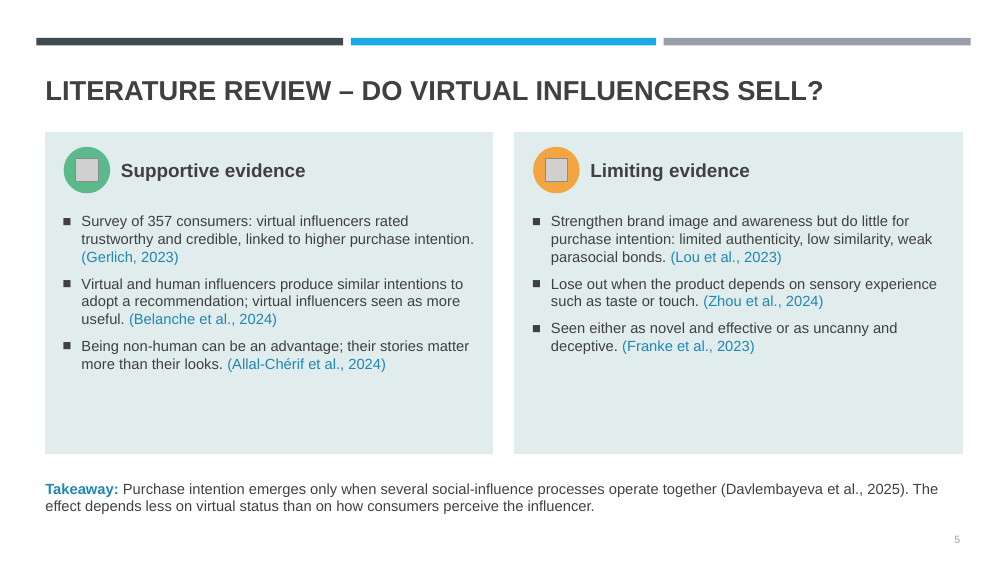
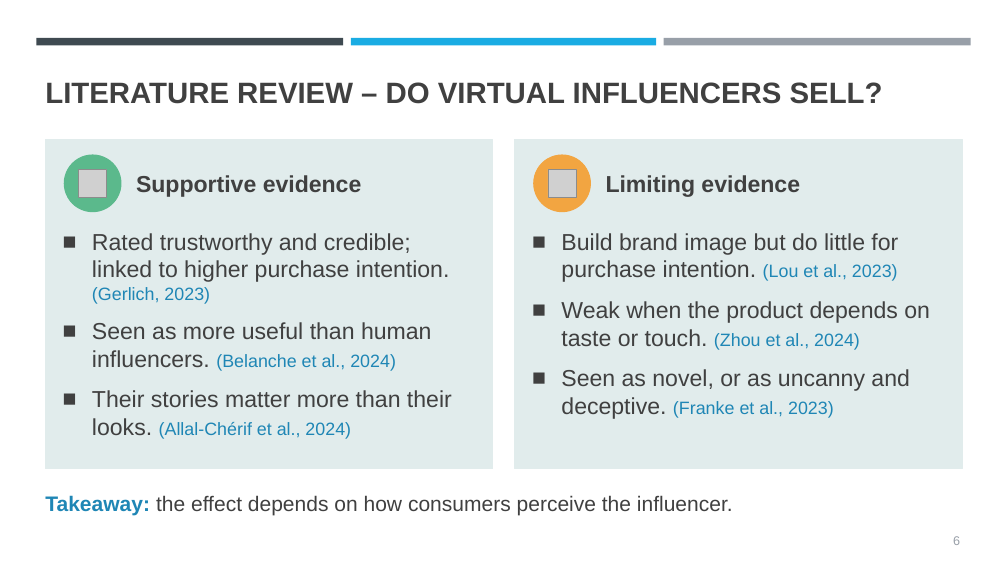
Before and after one commit to Abhiramjayan-versiert/AJ-Claude-, a slide deck: slide 6 of presentation/Virtual_Influencers_Trust_Purchase_Intention_GenZ.pptx (slide 5 before the commit). Drawn at 1008x567 pixels with LibreOffice and Linux fonts; fonts in the diff are those of the drawing; grey boxes stand for pictures. Boxes give left, top, right and bottom in pixels: in the first picture for what was removed or moved away, otherwise in the second. Text is boxed around its words. In the diff, an @@ line names an element or a change of style, - is before the commit and + after.

```diff
--- a/presentation/Virtual_Influencers_Trust_Purchase_Intention_GenZ.pptx
+++ b/presentation/Virtual_Influencers_Trust_Purchase_Intention_GenZ.pptx
@@ title "LITERATURE REVIEW – DO VIRTUAL ..." at box(45, 82, 883, 104): size 26 to 28 pt @@
@@ rectangle: place and size @@
-rectangle at box(45, 132, 493, 454)
+rectangle at box(45, 140, 493, 469)
@@ rectangle: place and size @@
-rectangle at box(515, 132, 963, 454)
+rectangle at box(515, 140, 963, 469)
@@ ellipse: place and size @@
-ellipse at box(64, 147, 110, 193)
+ellipse at box(64, 155, 121, 212)
@@ picture: place and size @@
-picture at box(76, 159, 98, 181)
+picture at box(79, 169, 107, 198)
@@ text "Supportive evidence" at box(136, 175, 362, 197): size 18 to 22 pt @@
@@ text "Supportive evidence": place and size @@
-text "Supportive evidence" at box(121, 163, 306, 181)
+text "Supportive evidence" at box(136, 175, 362, 197)
@@ ellipse: place and size @@
-ellipse at box(534, 147, 579, 193)
+ellipse at box(534, 155, 591, 212)
@@ picture: place and size @@
-picture at box(545, 159, 568, 181)
+picture at box(548, 169, 577, 198)
@@ text "Limiting evidence": place and size @@
-text "Limiting evidence" at box(590, 163, 750, 181)
+text "Limiting evidence" at box(606, 175, 800, 197)
@@ text "Limiting evidence" at box(606, 175, 800, 197): size 18 to 22 pt @@
@@ text at box(92, 233, 452, 439): text changed; size 14 to 22 pt @@
-■ Survey of 357 consumers: virtual influencers rated trustworthy and credible, linked to higher purchase intention. (Gerlich, 2023)
-■ Virtual and human influencers produce similar intentions to adopt a recommendation; virtual influencers seen as more useful. (Belanche et al., 2024)
-■ Being non-human can be an advantage; their stories matter more than their looks. (Allal-Chérif et al., 2024)
+■ Rated trustworthy and credible; linked to higher purchase intention. (Gerlich, 2023)
+■ Seen as more useful than human influencers. (Belanche et al., 2024)
+■ Their stories matter more than their looks. (Allal-Chérif et al., 2024)
@@ text at box(561, 233, 930, 419): text changed; size 14 to 22 pt @@
-■ Strengthen brand image and awareness but do little for purchase intention: limited authenticity, low similarity, weak parasocial bonds. (Lou et al., 2023)
-■ Lose out when the product depends on sensory experience such as taste or touch. (Zhou et al., 2024)
-■ Seen either as novel and effective or as uncanny and deceptive. (Franke et al., 2023)
+■ Build brand image but do little for purchase intention. (Lou et al., 2023)
+■ Weak when the product depends on taste or touch. (Zhou et al., 2024)
+■ Seen as novel, or as uncanny and deceptive. (Franke et al., 2023)
@@ text at box(45, 495, 733, 515): text changed; size 14 to 20 pt @@
-Takeaway: Purchase intention emerges only when several social-influence processes operate together (Davlembayeva et al., 2025). The effect depends less on virtual status than on how consumers perceive the influencer.
+Takeaway: the effect depends on how consumers perceive the influencer.
@@ page number added at box(953, 536, 960, 545), 12 pt, text #989FA8 @@
+6
@@ page number removed at box(954, 536, 960, 543) @@
-5
```
Also in this commit, not shown: 16 other slides changed, 5 slides added.
